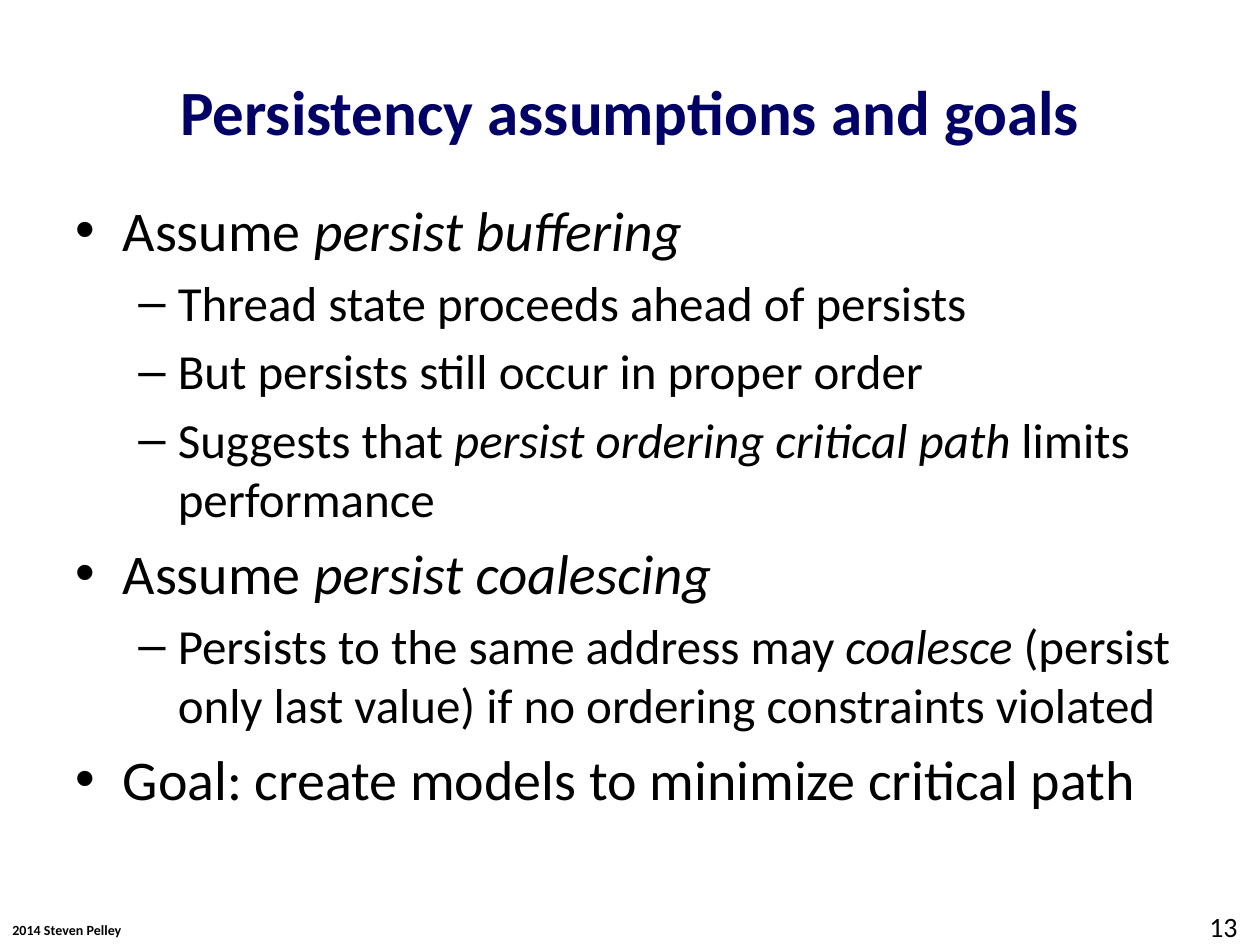
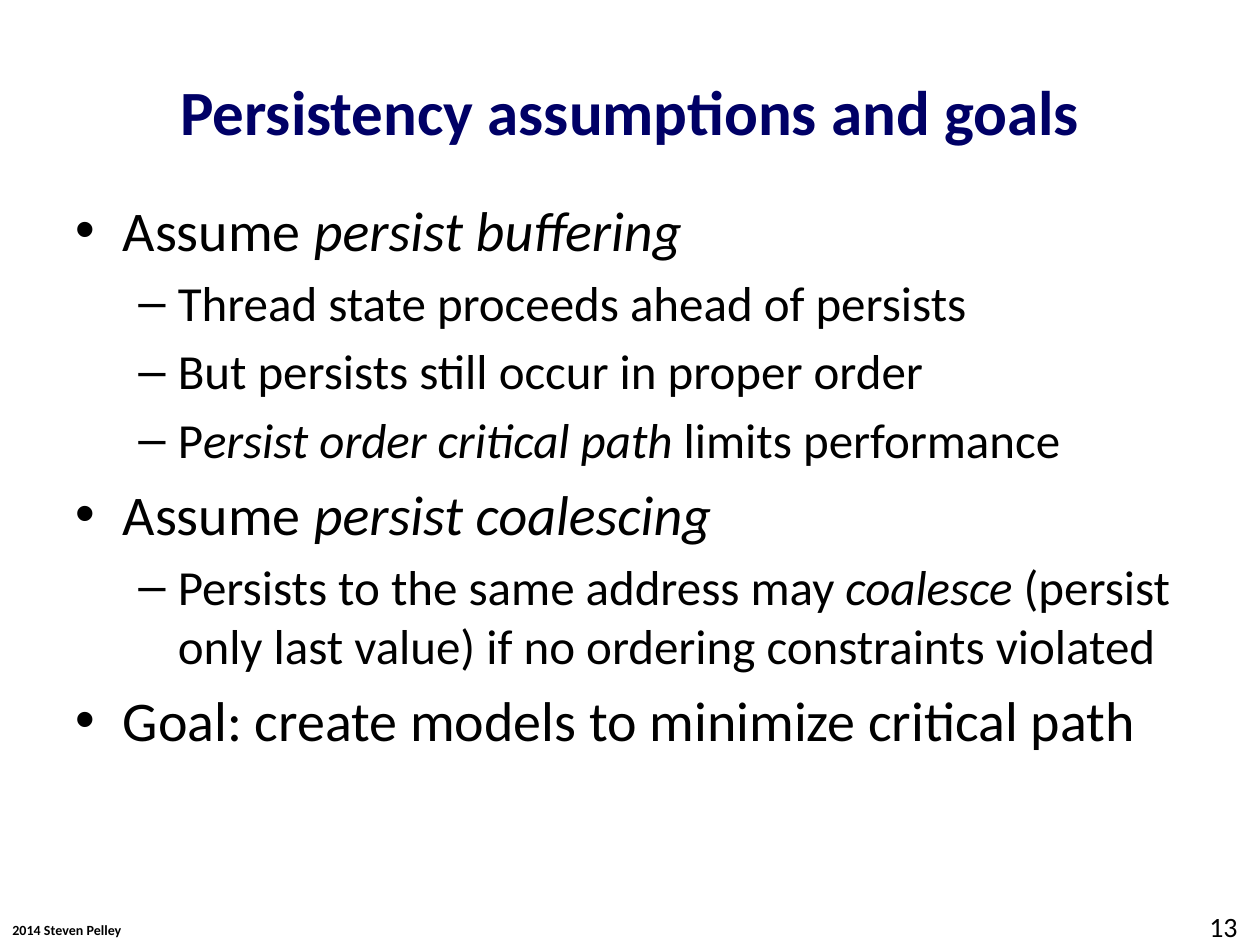
Before and after one commit to Abulila/dissertation, a slide deck: slide 13 of proposal/defense.pptx. Drawn at 1260x945 pixels with LibreOffice and Linux fonts; fonts in the diff are those of the drawing; background and template pictures are left out. Boxes give left, top, right and bottom in pixels: in the first picture for what was removed or moved away, otherwise in the second. Text is boxed around its words. In the diff, an @@ line names an element or a change of style, - is before the commit and + after.

Commit message:
inserting examples for persist epoch races and strand persistency

```diff
--- a/proposal/defense.pptx
+++ b/proposal/defense.pptx
@@ text at <box>178,424,1060,466</box>: text changed; italic on @@
-  – Suggests that persist ordering critical path limits performance
+  – Persist order critical path limits performance
```
Also in this commit, not shown: 6 other slides changed, 1 slide added, 1 slide removed.
